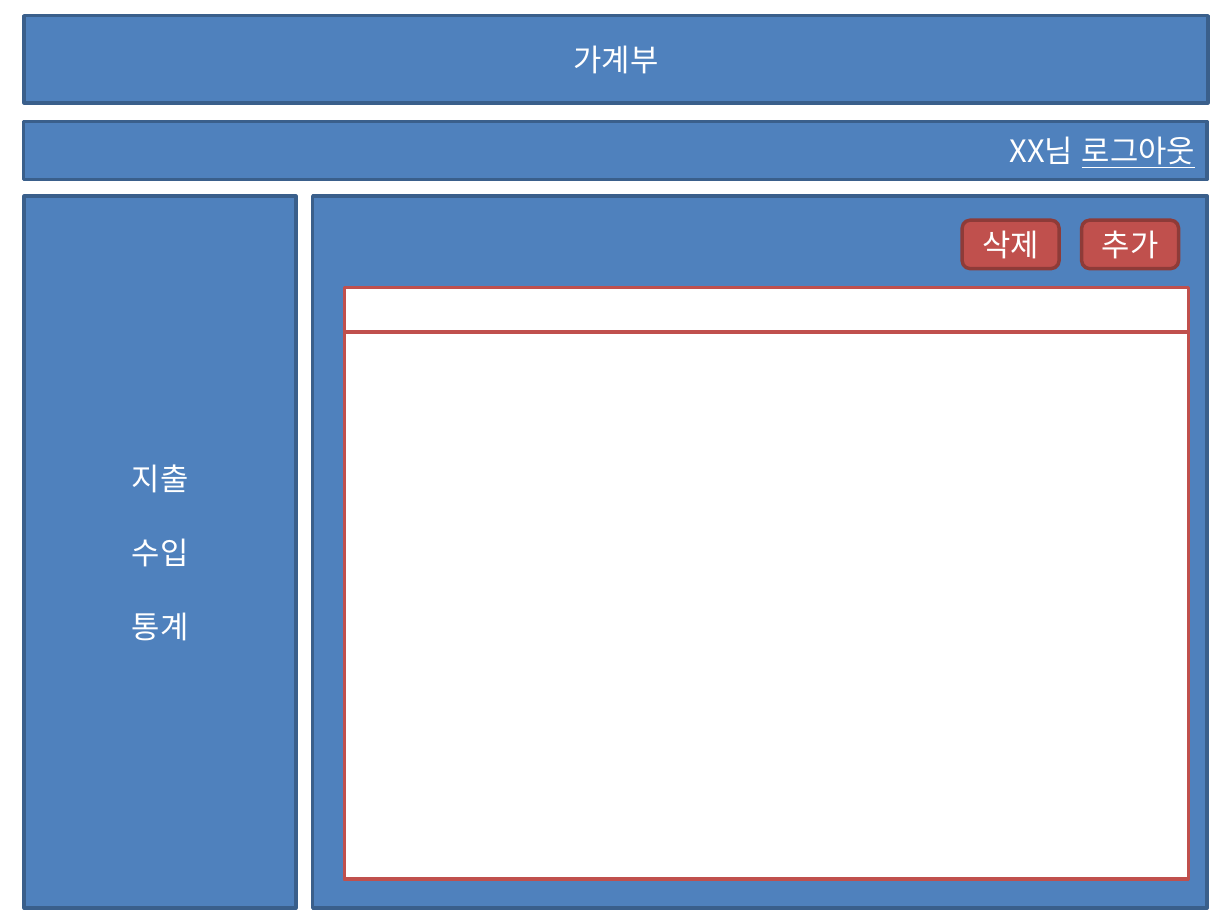
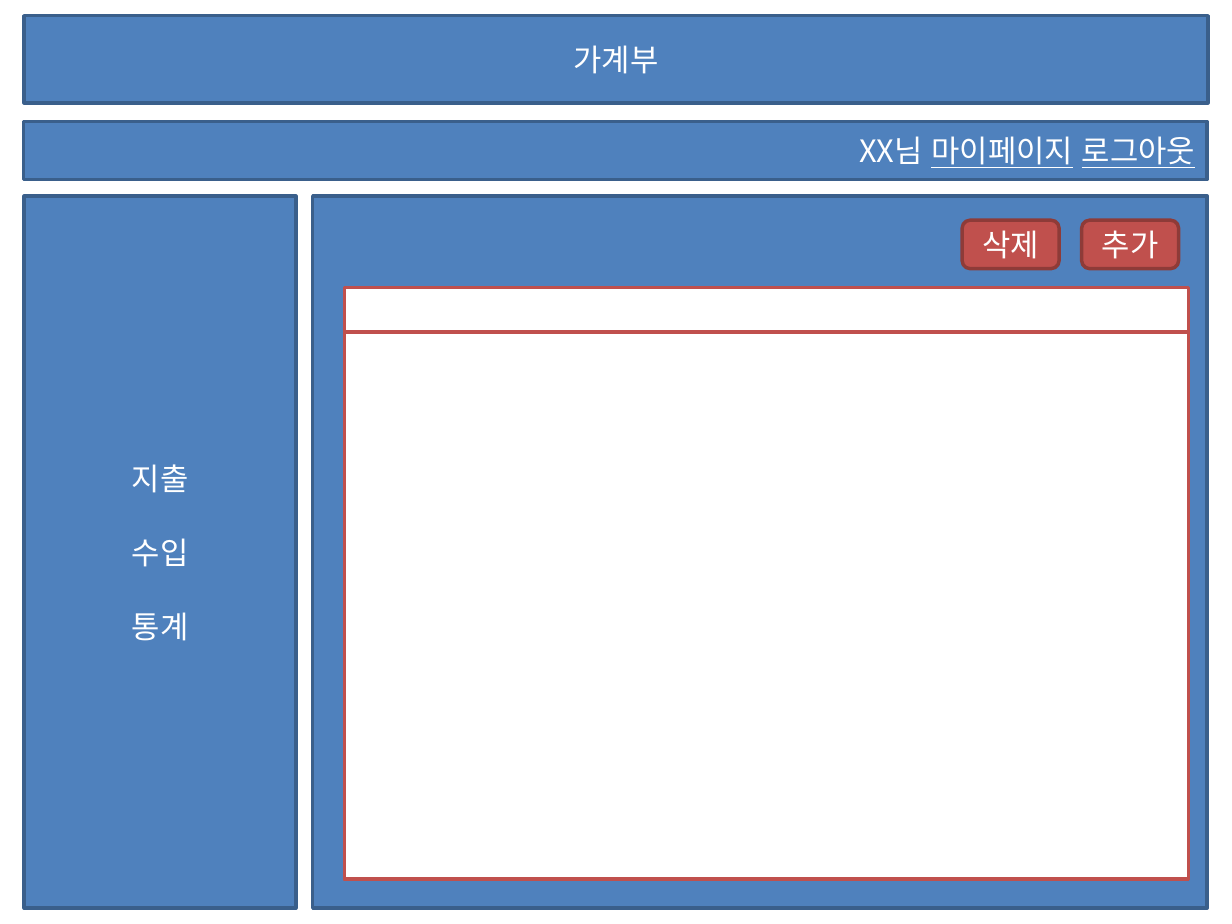
Before and after one commit to seojinkim/SecondProject, a slide deck: slide 13 of SecondProject/SecondProject.pptx (slide 12 before the commit). Drawn at 1232x924 pixels with LibreOffice and Linux fonts; fonts in the diff are those of the drawing. Boxes give left, top, right and bottom in pixels: in the first picture for what was removed or moved away, otherwise in the second. Text is boxed around its words. In the diff, an @@ line names an element or a change of style, - is before the commit and + after.

```diff
--- a/SecondProject/SecondProject.pptx
+++ b/SecondProject/SecondProject.pptx
@@ text in rectangle at [859, 136, 1195, 168]: text changed @@
-XX님 로그아웃
+XX님 마이페이지 로그아웃
```
Also in this commit, not shown: 1 other slide changed, 1 slide added, 45 other files.
